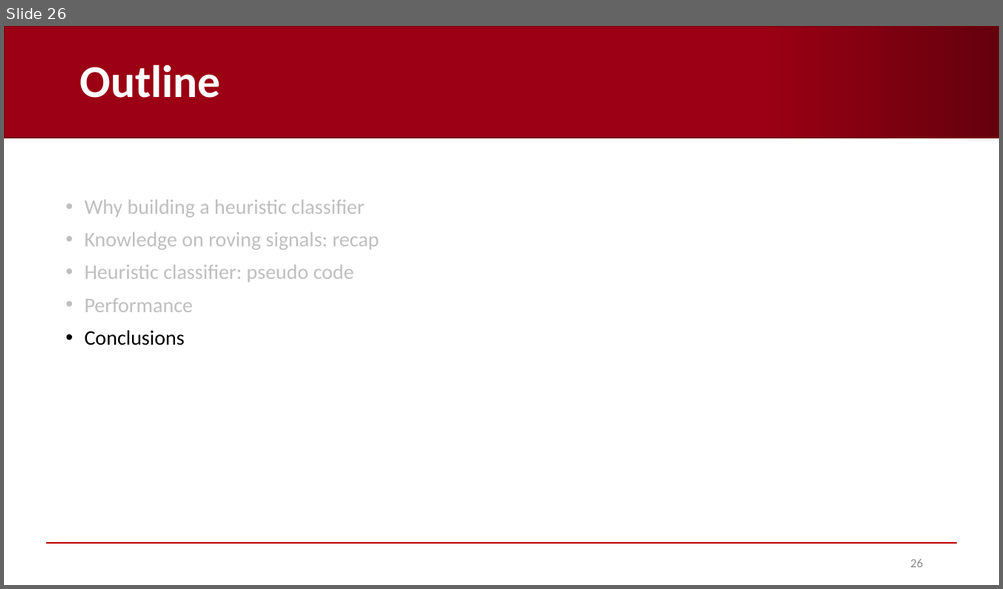
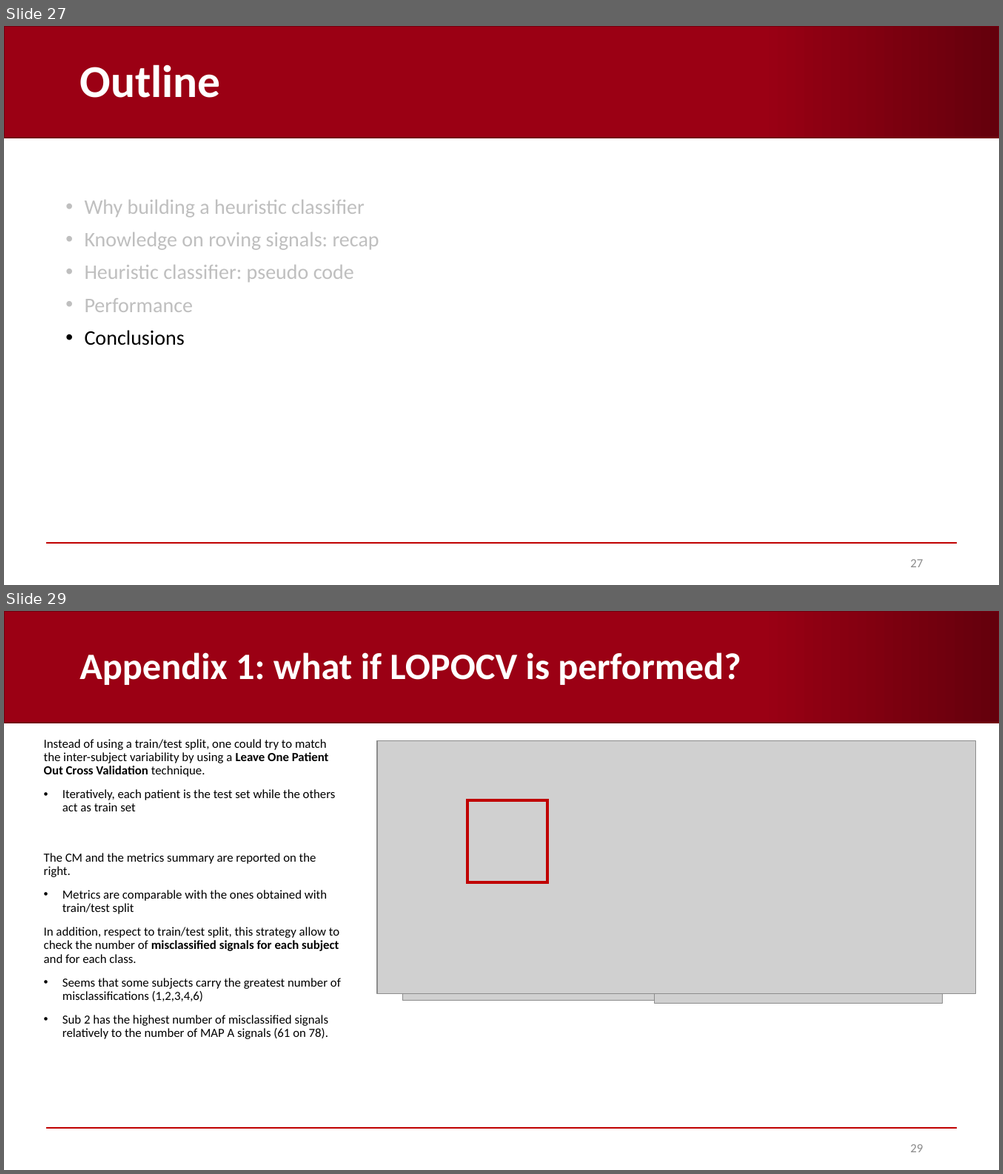
Before and after one commit to AndreaCorrado00/Tesi_magistrale_Corrado_Andrea, a slide deck: Documentation/5. Heuristic classifier.pptx. Shown one above the other, each under a label of ours: slide 26 before the commit, slides 27 and 29 after it; the slides between them are not shown. The pictures are 1003x589 and 1003x1174 pixels, drawn with LibreOffice and Linux fonts; fonts in the diff are those of the drawing; grey boxes stand for pictures; background and template pictures are left out. Boxes give left, top, right and bottom in pixels: in the first picture for what was removed or moved away, otherwise in the second. Text is boxed around its words. In the diff, an @@ line names an element or a change of style, - is before the commit and + after.

```diff
--- a/Documentation/5. Heuristic classifier.pptx
+++ b/Documentation/5. Heuristic classifier.pptx
@@ slide 29 added at [4, 611, 999, 1170], background #FFFFFF; not listed: 2 template elements that a slide beside it also shows @@
@@ title added at [79, 652, 740, 685], 36 pt, text #FFFFFF, bold @@
+Appendix 1: what if LOPOCV is performed?
@@ text added at [44, 739, 341, 1039], 12 pt, text #000000 @@
+Instead of using a train/test split, one could try to match the inter-subject variability by using a Leave One Patient Out Cross Validation technique.
+• Iteratively, each patient is the test set while the others act as train set
+The CM and the metrics summary are reported on the right.
+• Metrics are comparable with the ones obtained with train/test split
+In addition, respect to train/test split, this strategy allow to check the number of misclassified signals for each subject and for each class.
+• Seems that some subjects carry the greatest number of misclassifications (1,2,3,4,6)
+• Sub 2 has the highest number of misclassified signals relatively to the number of MAP A signals (61 on 78).
@@ picture added at [377, 742, 654, 980] @@
@@ picture added at [377, 741, 976, 994] @@
@@ picture added at [402, 763, 898, 1000] @@
@@ picture added at [654, 765, 942, 1004] @@
@@ rectangle added at [467, 800, 547, 883], outline #C00000 3 pt @@
@@ page number added at [910, 1145, 922, 1153], 12 pt, text #8C8C8C @@
+29
@@ what was slide 26 is now slide 27 @@
@@ page number at [910, 560, 922, 568]: text changed @@
-26
+27
```
Also in this commit, not shown: 3 slides changed, 3 other slides added, 2 other files.
